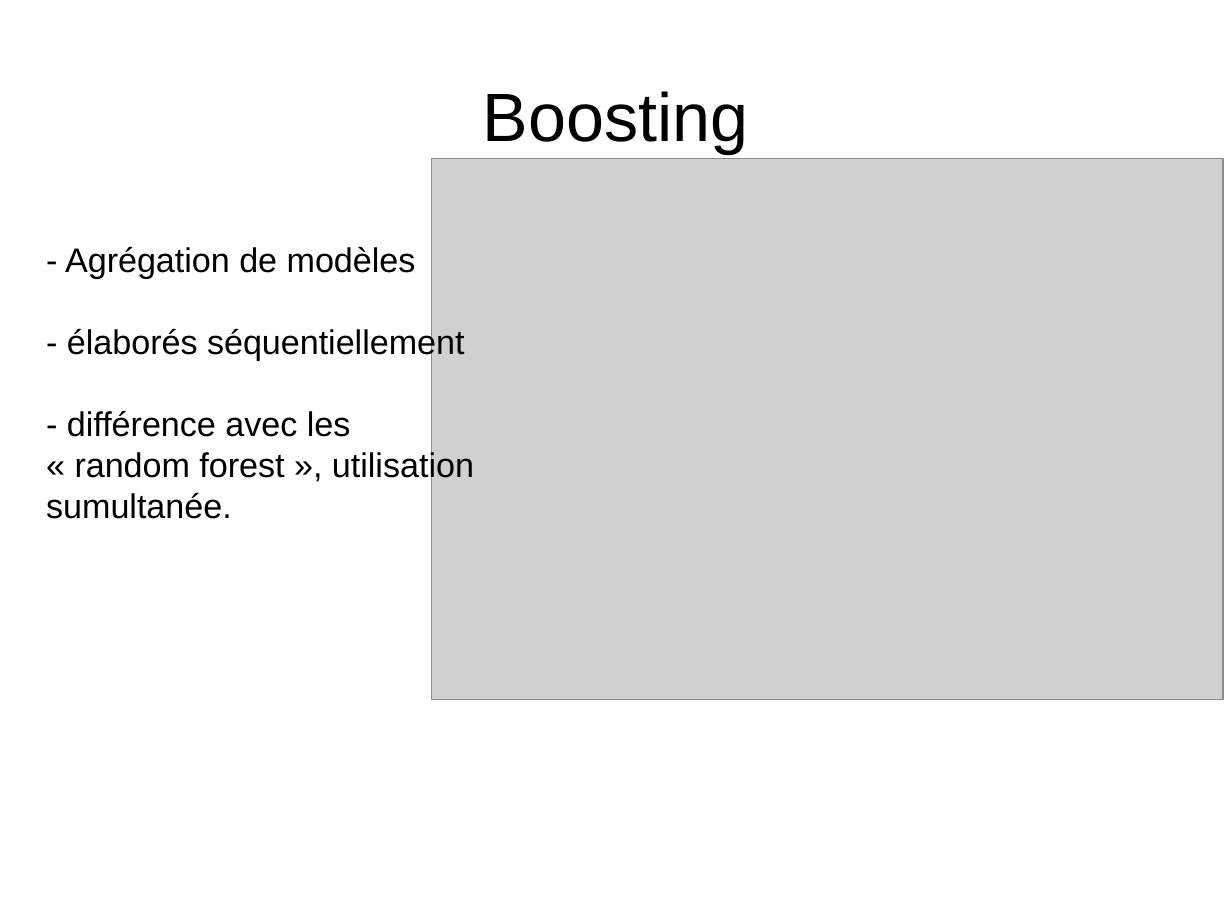
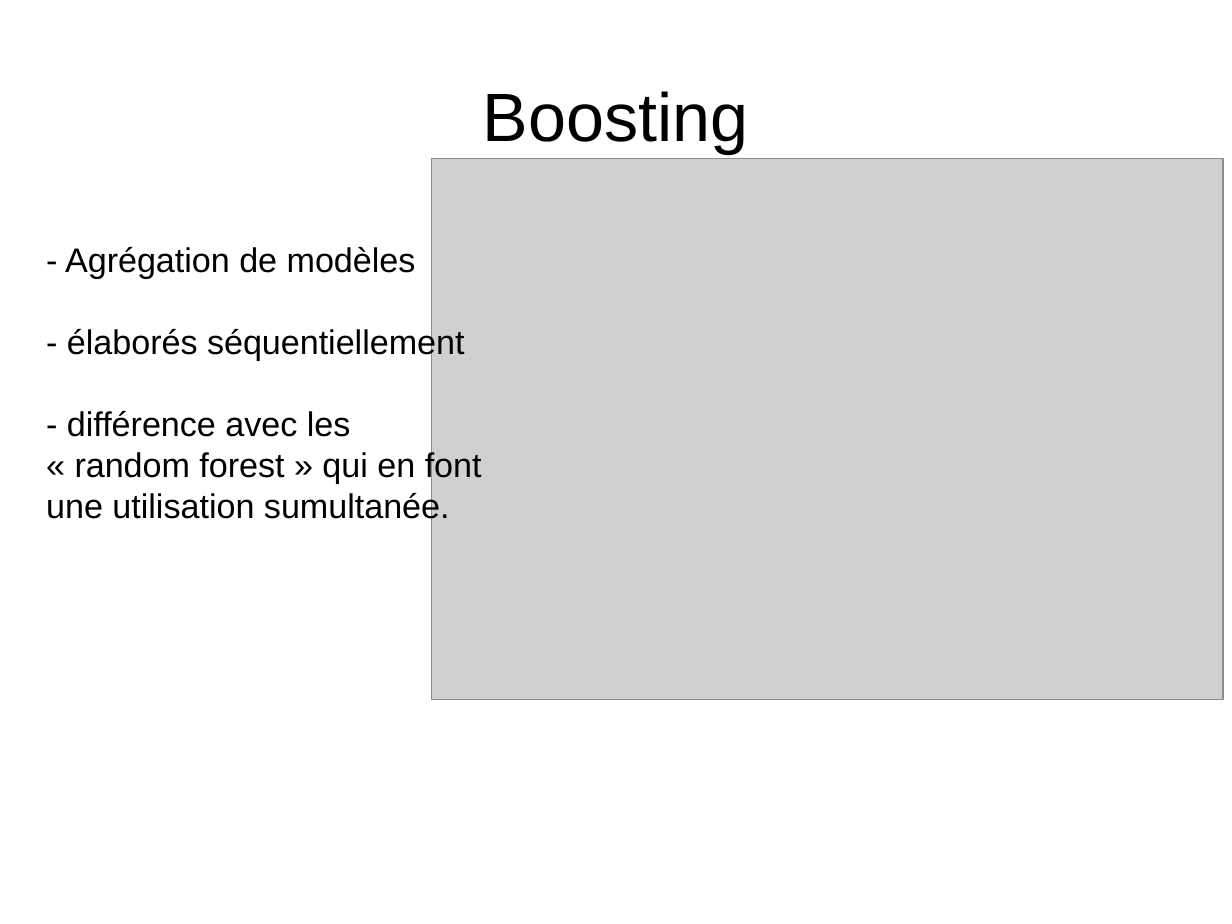
Before and after one commit to kad15/GBM, a slide deck: slide 5 of GBM_kad.odp (slide 6 before the commit). Drawn at 1232x924 pixels with LibreOffice and Linux fonts; fonts in the diff are those of the drawing; grey boxes stand for pictures; background and template pictures are left out. Boxes give left, top, right and bottom in pixels: in the first picture for what was removed or moved away, otherwise in the second. Text is boxed around its words. In the diff, an @@ line names an element or a change of style, - is before the commit and + after.

```diff
--- a/GBM_kad.odp
+++ b/GBM_kad.odp
@@ text at box(46, 411, 482, 525): text changed @@
-- différence avec les « random forest », utilisation
-sumultanée.
+- différence avec les « random forest » qui en font une utilisation sumultanée.
```
Also in this commit, not shown: 3 other slides changed, 1 slide removed.
